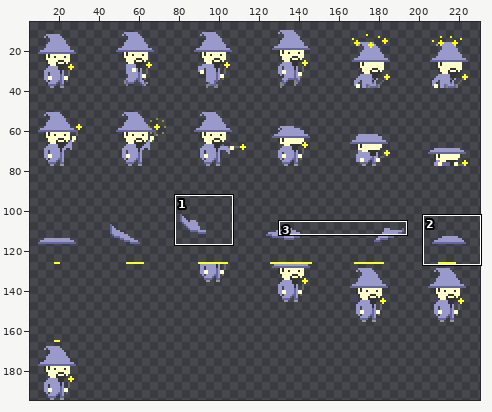
Sprite sheet -- media/wizard.png. Above: a wide view before the commit, with the close-up outlined.
Close-up. Before the edit:
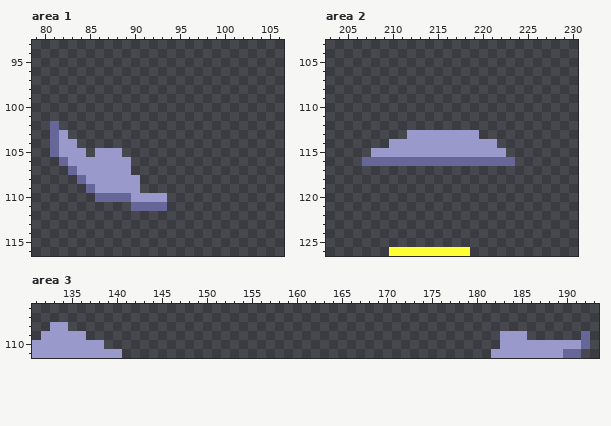
The file is 234x195 pixels. Shown: area 1: x 79..106, y 93..116; area 2: x 203..230, y 103..126; area 3: x 131..193, y 106..111. The wide view leaves out empty margins.
Once edited:
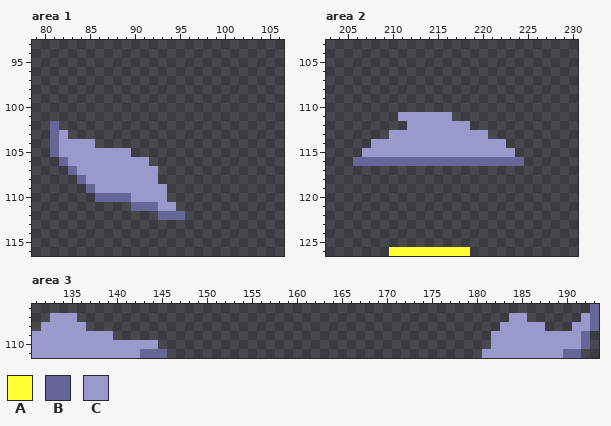
Palette (. is transparent): A #ffff33  B #666699  C #9999cc
Diff:
Area 1:
y 104: x 84..85 .. -> CC
y 105: x 85 . -> C; x 89 . -> C
y 106: x 90..91 .. -> CC
y 107: x 90..92 ... -> CCC
y 108: x 91..92 .. -> CC
y 109: x 91..93 ... -> CCC
y 111: x 93..94 B. -> CC
y 112: x 93..95 ... -> BBB
Area 2:
y 111: x 211..216 ...... -> CCCCCC
y 112: x 212..218 ....... -> CCCCCCC
y 113: x 210..211 .. -> CC; x 220 . -> C
y 114: x 208..209 .. -> CC; x 222 . -> C
y 115: x 207 . -> C; x 223 . -> C
y 116: x 206 . -> B; x 224 . -> B
Area 3:
y 106: x 193 . -> B
y 107: x 133..135 ... -> CCC; x 184..185 .. -> CC; x 192..193 .. -> CB
y 108: x 132 . -> C; x 135..136 .. -> CC; x 183..187 ..... -> CCCCC; x 191..193 ... -> CCB
y 109: x 131 . -> C; x 137..139 ... -> CCC; x 182 . -> C; x 186..191 ...... -> CCCCCC
y 110: x 139..144 ...... -> CCCCCC; x 182 . -> C
y 111: x 141..145 ..... -> CCBBB; x 181 . -> C
